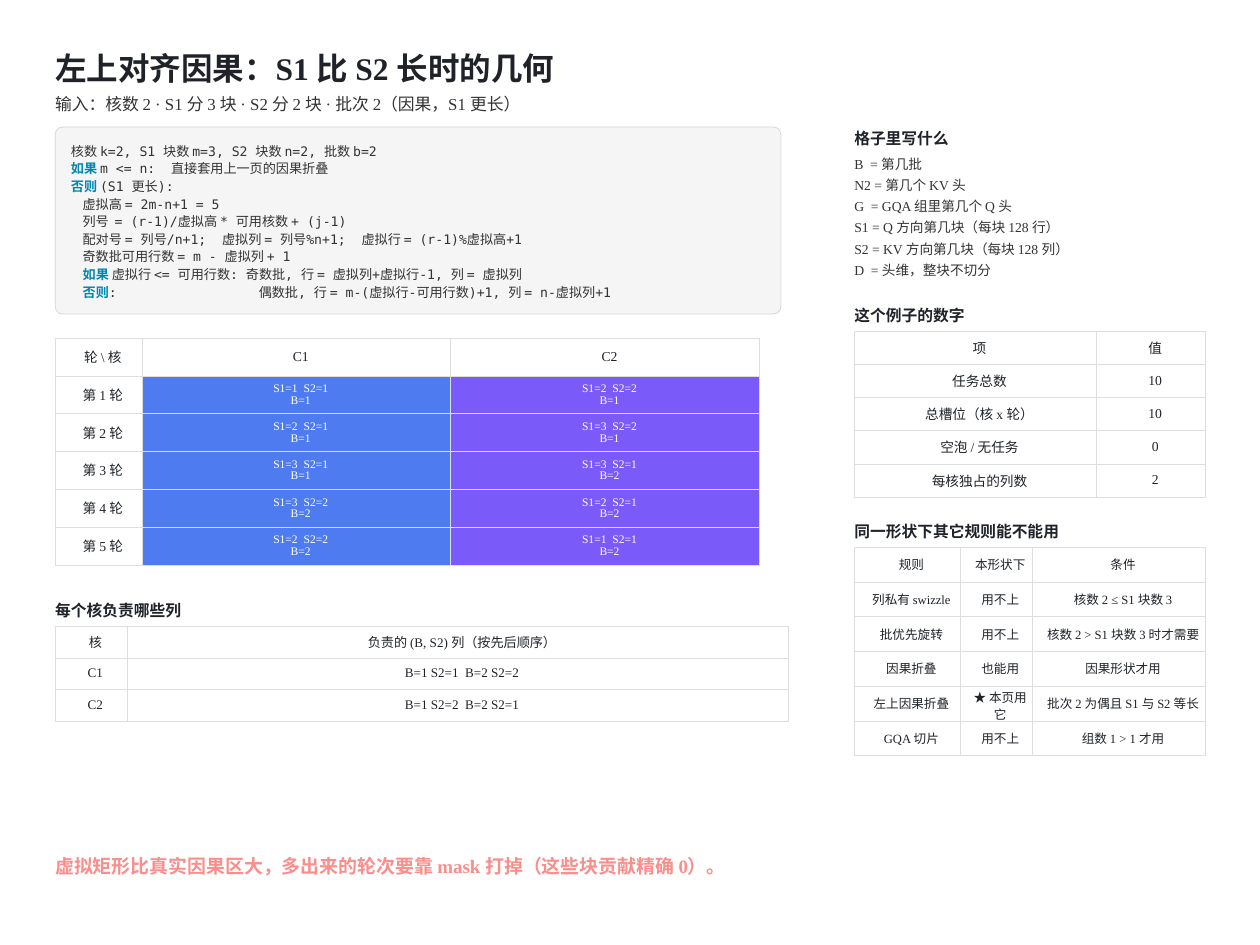
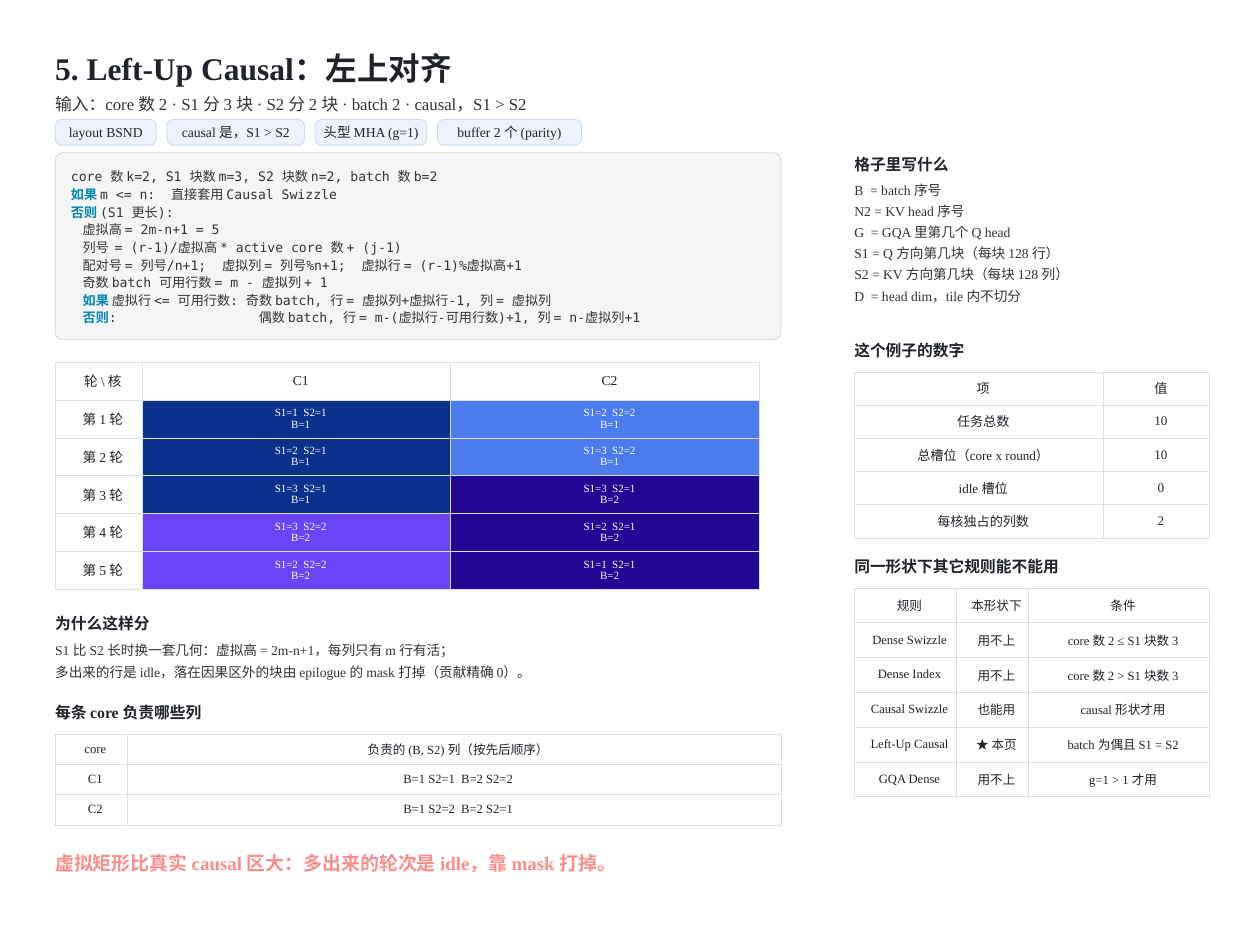
Before and after one commit to guomc9/SeeTen, a slide deck: slide 9 of cases/flash-attention-det-accum/out/v4-index-schedules.pptx (slide 8 before the commit). Drawn at 1260x945 pixels with LibreOffice and Linux fonts; fonts in the diff are those of the drawing. Boxes give left, top, right and bottom in pixels: in the first picture for what was removed or moved away, otherwise in the second. Text is boxed around its words. In the diff, an @@ line names an element or a change of style, - is before the commit and + after.

```diff
--- a/cases/flash-attention-det-accum/out/v4-index-schedules.pptx
+++ b/cases/flash-attention-det-accum/out/v4-index-schedules.pptx
@@ text at (x1=55, y1=55, x2=451, y2=86): text changed; font Noto Sans CJK SC to Times New Roman @@
-左上对齐因果：S1 比 S2 长时的几何
+5. Left-Up Causal：左上对齐
@@ text at (x1=55, y1=96, x2=527, y2=112): text changed; font Noto Sans CJK SC to Times New Roman @@
-输入：核数 2 · S1 分 3 块 · S2 分 2 块 · 批次 2（因果，S1 更长）
+输入：core 数 2 · S1 分 3 块 · S2 分 2 块 · batch 2 · causal，S1 > S2
@@ rounded rectangle added at (x1=55, y1=119, x2=156, y2=145), fill #EEF2FF, outline #C9D6F5 0.75 pt, 13 pt, text #1F2329 @@
+layout BSND
@@ rounded rectangle added at (x1=167, y1=119, x2=305, y2=145), fill #EEF2FF, outline #C9D6F5 0.75 pt, 13 pt, text #1F2329 @@
+causal 是，S1 > S2
@@ rounded rectangle added at (x1=315, y1=119, x2=427, y2=145), fill #EEF2FF, outline #C9D6F5 0.75 pt, 13 pt, text #1F2329 @@
+头型 MHA (g=1)
@@ rounded rectangle added at (x1=438, y1=119, x2=582, y2=145), fill #EEF2FF, outline #C9D6F5 0.75 pt, 13 pt, text #1F2329 @@
+buffer 2 个 (parity)
@@ 3 texts, 1 table, 1 rounded rectangle moved together from (x1=55, y1=127, x2=1069, y2=565) to (x1=55, y1=153, x2=1069, y2=589) @@
@@ text in rounded rectangle at (x1=71, y1=170, x2=438, y2=200): text changed @@
-核数 k=2, S1 块数 m=3, S2 块数 n=2, 批数 b=2
-如果 m <= n: 直接套用上一页的因果折叠
+core 数 k=2, S1 块数 m=3, S2 块数 n=2, batch 数 b=2
+如果 m <= n: 直接套用 Causal Swizzle
@@ text at (x1=854, y1=204, x2=964, y2=217): text changed @@
-N2 = 第几个 KV 头
+N2 = KV head 序号
@@ text at (x1=854, y1=183, x2=941, y2=196): text changed; font Noto Sans CJK SC to Times New Roman @@
-B = 第几批
+B = batch 序号
@@ text at (x1=854, y1=225, x2=1011, y2=239): text changed @@
-G = GQA 组里第几个 Q 头
+G = GQA 里第几个 Q head
@@ text in rounded rectangle at (x1=83, y1=241, x2=401, y2=255): text changed @@
-列号 = (r-1)/虚拟高 * 可用核数 + (j-1)
+列号 = (r-1)/虚拟高 * active core 数 + (j-1)
@@ text in rounded rectangle at (x1=83, y1=276, x2=640, y2=324): text changed @@
-奇数批可用行数 = m - 虚拟列 + 1
-如果 虚拟行 <= 可用行数: 奇数批, 行 = 虚拟列+虚拟行-1, 列 = 虚拟列
-否则: 偶数批, 行 = m-(虚拟行-可用行数)+1, 列 = n-虚拟列+1
+奇数 batch 可用行数 = m - 虚拟列 + 1
+如果 虚拟行 <= 可用行数: 奇数 batch, 行 = 虚拟列+虚拟行-1, 列 = 虚拟列
+否则: 偶数 batch, 行 = m-(虚拟行-可用行数)+1, 列 = n-虚拟列+1
@@ text at (x1=854, y1=289, x2=1021, y2=303): text changed; font Noto Sans CJK SC to Times New Roman @@
-D = 头维，整块不切分
+D = head dim，tile 内不切分
@@ text "这个例子的数字" moved from (x1=854, y1=307, x2=964, y2=323) to (x1=854, y1=342, x2=964, y2=358) @@
@@ table at (x1=55, y1=362, x2=759, y2=589) @@
@@ fill #4E7CF0 to #0C318D in 3 cells @@
@@ fill #7A5AF8 to #4C7BF0 in 2 cells @@
@@ fill #7A5AF8 to #230693 in 3 cells @@
@@ fill #4E7CF0 to #6945F7 in 2 cells @@
@@ size 11 to 10.5 pt in "S1=1 S2=1", "B=1", "S1=2 S2=2", "B=1" and 16 more places @@
@@ table at (x1=854, y1=372, x2=1209, y2=538) @@
-row 3, column 1: 总槽位（核 x 轮）
+row 3, column 1: 总槽位（core x round）
-row 4, column 1: 空泡 / 无任务
+row 4, column 1: idle 槽位
@@ size 13 to 12.5 pt in "项", "值", "任务总数", "10" and 4 more places @@
@@ table moved from (x1=854, y1=331, x2=1206, y2=497) to (x1=854, y1=372, x2=1209, y2=538) @@
@@ text "同一形状下其它规则能不能用" moved from (x1=854, y1=523, x2=1059, y2=539) to (x1=854, y1=558, x2=1059, y2=574) @@
@@ table moved from (x1=854, y1=547, x2=1206, y2=756) to (x1=854, y1=588, x2=1209, y2=797) @@
@@ table at (x1=854, y1=588, x2=1209, y2=797) @@
-row 2, column 1: 列私有 swizzle
+row 2, column 1: Dense Swizzle
-row 2, column 3: 核数 2 ≤ S1 块数 3
+row 2, column 3: core 数 2 ≤ S1 块数 3
-row 3, column 1: 批优先旋转
+row 3, column 1: Dense Index
-row 3, column 3: 核数 2 > S1 块数 3 时才需要
+row 3, column 3: core 数 2 > S1 块数 3
-row 4, column 1: 因果折叠
+row 4, column 1: Causal Swizzle
-row 4, column 3: 因果形状才用
+row 4, column 3: causal 形状才用
-row 5: 左上因果折叠 | ★ 本页用它 | 批次 2 为偶且 S1 与 S2 等长
+row 5: Left-Up Causal | ★ 本页 | batch 为偶且 S1 = S2
-row 6, column 1: GQA 切片
+row 6, column 1: GQA Dense
-row 6, column 3: 组数 1 > 1 才用
+row 6, column 3: g=1 > 1 才用
@@ text added at (x1=55, y1=615, x2=149, y2=631), 15 pt, text #1F2329, bold @@
+为什么这样分
@@ text added at (x1=55, y1=643, x2=453, y2=657), 13 pt, text #333333 @@
+S1 比 S2 长时换一套几何：虚拟高 = 2m-n+1，每列只有 m 行有活；
@@ text added at (x1=55, y1=665, x2=531, y2=680), 13 pt, text #333333 @@
+多出来的行是 idle，落在因果区外的块由 epilogue 的 mask 打掉（贡献精确 0）。
@@ text at (x1=55, y1=704, x2=202, y2=720): text changed @@
-每个核负责哪些列
+每条 core 负责哪些列
@@ table at (x1=55, y1=734, x2=781, y2=825) @@
-row 1, column 1: 核
+row 1, column 1: core
@@ size 12.5 to 12 pt @@
@@ table resized from (x1=55, y1=626, x2=788, y2=721) to (x1=55, y1=734, x2=781, y2=825) @@
@@ text at (x1=55, y1=854, x2=616, y2=872): text changed @@
-虚拟矩形比真实因果区大，多出来的轮次要靠 mask 打掉（这些块贡献精确 0）。
+虚拟矩形比真实 causal 区大：多出来的轮次是 idle，靠 mask 打掉。
```
Also in this commit, not shown: 13 other slides changed, 2 slides added, 1 slide removed, 10 other files.
